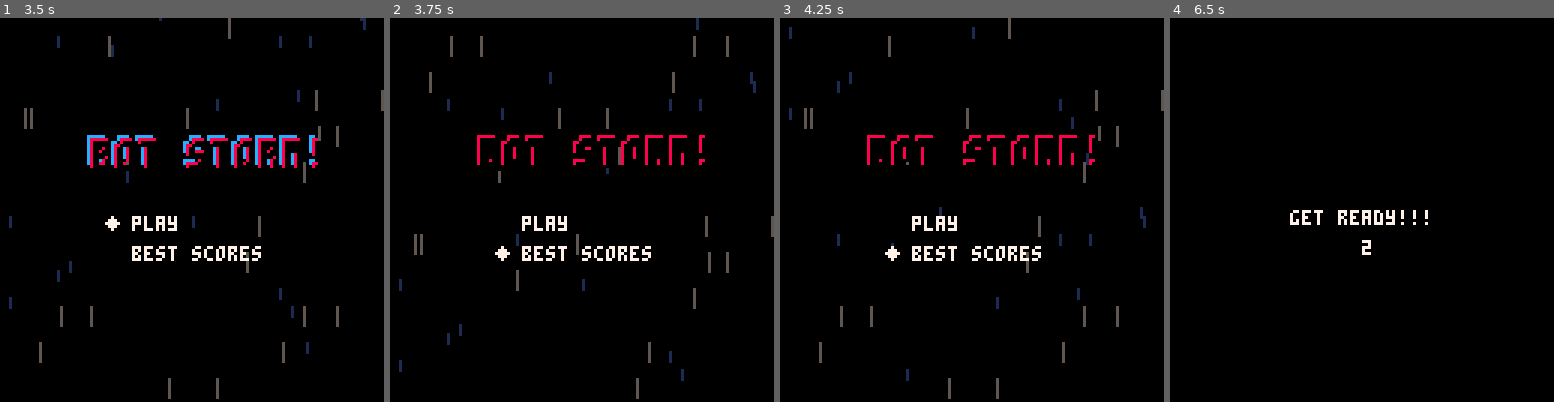
Above: before the commit, frames 1-4 (left to right).
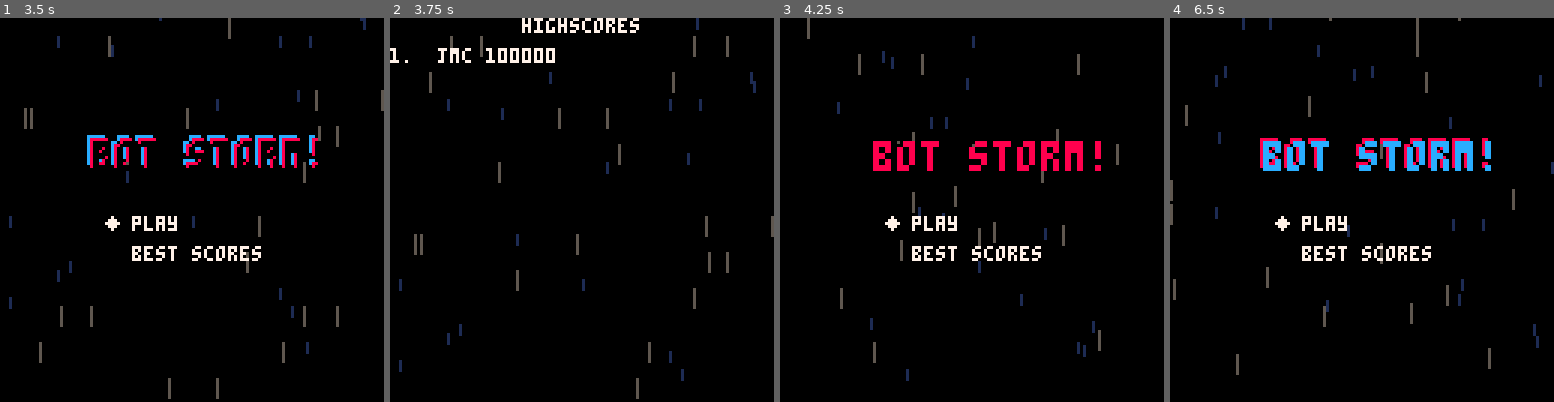
Above: after the commit, the same moments.

Repository: jmcarlson0320/pico8_dev
Game: PICO-8 cartridge shooter/shooter.p8
The game is run twice, just before and just after one commit, with the same random seed, the same clock (stepped at 60 frames per second) and the same inputs.
Inputs:
- Up to frame 1 (3.5 s): tap X (X key) at 0.33, 1.07, 1.85, 2.97 s; tap O (Z key) at 0.7, 1.7, 2.1, 2.5, 2.9, 3.3 s; hold Right 1.6-2.1 s; hold Up 2.15-2.42 s; hold Right 2.47-3.03 s; hold Left from 3.08 s (still down)
- Up to frame 2 (3.75 s): release Left at 3.58 s; hold Down from 3.63 s (still down); tap O (Z key) at 3.7 s
- Up to frame 3 (4.25 s): release Down at 3.97 s; hold Right from 4.02 s (still down); tap X (X key) at 4.08 s; tap O (Z key) at 4.1 s
- Up to frame 4 (6.5 s): tap O (Z key) every 0.4 s from 4.5 to 6.1 s; release Right at 4.68 s; hold Up 4.73-5.03 s; hold Left 5.08-5.68 s; tap X (X key) at 5.2, 6.32 s; hold Down 5.73-6.03 s; hold Right from 6.08 s (still down)

Frame 1 is identical in both runs. In frame 2, 3.0% of the frame differs, in the area x 0-83%, y 0-64%; in frame 3, 5.2%; in frame 4, 5.5%, in the area x 0-100%, y 0-93%.

Commit message:
Add placeholder highscore screen

Diff:
--- a/shooter/shooter.p8
+++ b/shooter/shooter.p8
@@ -7,8 +7,7 @@
 -- TODO
 -- create enemy patterns
 -- stage 1, 2, 3
--- title screen
--- high score screen
+-- save highscores
 -- power ups
 -- weapon component
 -- other weapons
@@ -80,7 +79,7 @@
             transition_timer = 30
             banner.flashing = true
         elseif menu_selection == 1 then
-            -- init_highscore()
+            init_highscore()
         end
 
     end
@@ -126,6 +125,27 @@
     print("◆", menu_x_pos - 10, menu_y_pos + menu_selection * 10, 7)
 end
 
+-- highscore
+function init_highscore()
+    _upd = update_highscore
+    _drw = draw_highscore
+end
+
+function update_highscore()
+    foreach(stars,update_star)
+    if btnp(4) or btnp(5) then
+        init_title()
+    end
+end
+
+function draw_highscore()
+    cls(0)
+    foreach(stars,draw_star)
+    print_cent("highscores", 0, 7)
+    print("1.\tjmc\t100000", 0, 10, 7)
+end
+
+-- ready
 function init_ready()
     ready_timer = 110
     blank_screen = true
@@ -134,19 +154,21 @@
 end
 
 function update_ready()
+    foreach(stars,update_star)
     ready_timer -= 1
     if ready_timer <= 0 then
         init_play()
-    elseif ready_timer <= 90 then
+    elseif ready_timer < 90 then
         blank_screen = false
     end
 end
 
 function draw_ready()
     cls(0)
+    foreach(stars,draw_star)
     if (not blank_screen) then
-        print_cent("get ready!!!", 64, 7)
-        print(flr(ready_timer / 30) + 1, 64, 74, 7)
+        print_cent("get ready!!!", 54, 7)
+        print(flr(ready_timer / 30) + 1, 64, 104, 7)
     end
 end
 
@@ -411,8 +433,8 @@
 ship = {}
 
 function init_ship()
-    ship.x = 60
-    ship.y = 112
+    ship.x = 62
+    ship.y = 104
     ship.dir = 0
     ship.prev_dir = 0
     ship.lastdir = 0
